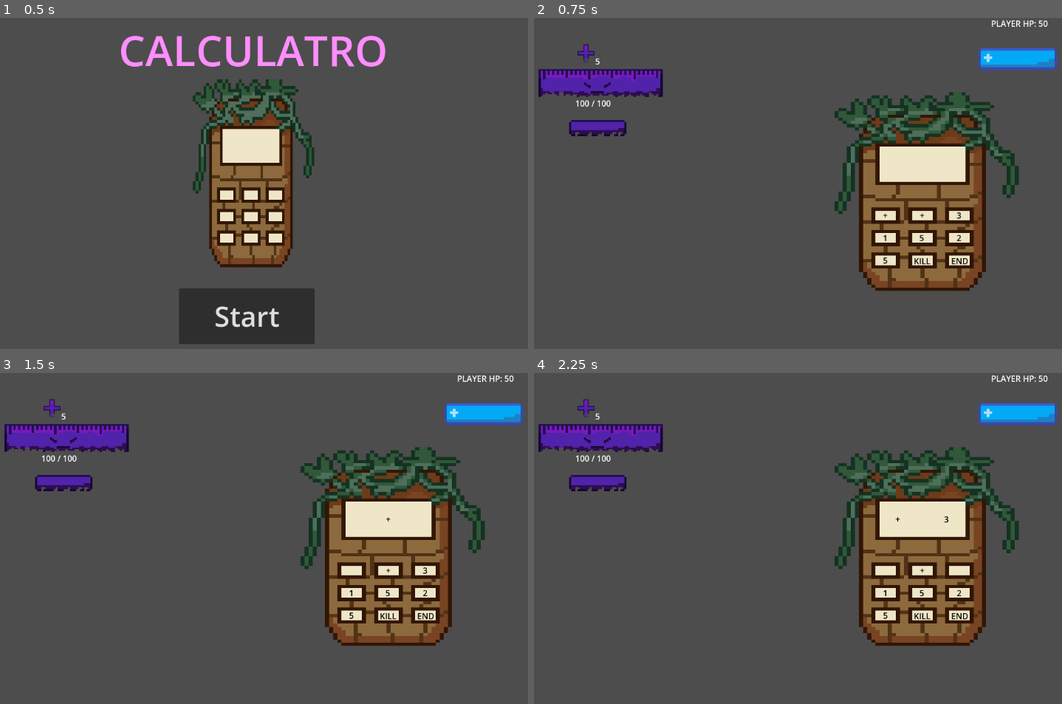
Above: before the commit, frames 1-4 (two rows, left to right).
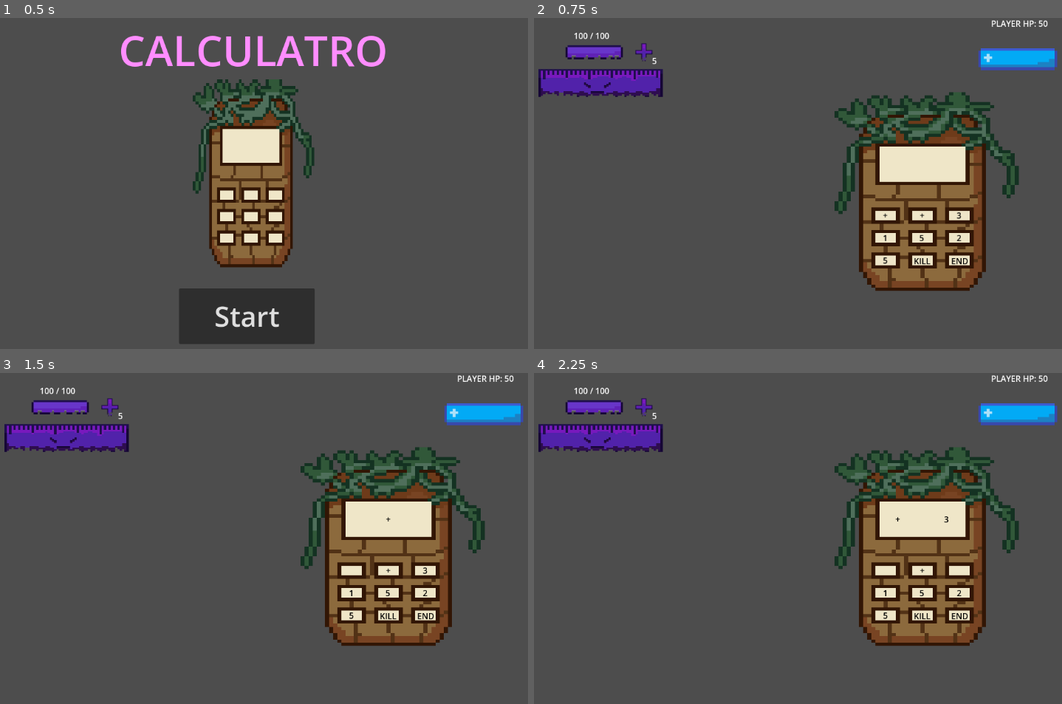
Above: after the commit, the same moments.

Repository: PalatronDead/Calculatro
Game: Godot game, scene res://scenes/main_menu.tscn
Same seed, same stepped clock (60 frames per second), same inputs: the game is played once before the commit and once after it.
Inputs:
- Up to frame 1 (0.5 s): no input
- Up to frame 2 (0.75 s): click "Start" at 0.5 s
- Up to frame 3 (1.5 s): click "+" at 1.25 s
- Up to frame 4 (2.25 s): click "3" at 2 s

Frame 1 is identical in both runs. In frame 2, 1.1% of the frame differs, in the area x 6-24%, y 4-36%; in frame 3, 1.1%; in frame 4, 1.1%.

Commit message:
Feat: Changed the color of the hp for the enemies to avoid confusion and fixed some bugs regarding the reward screen

Diff:
--- a/battle_manager.gd
+++ b/battle_manager.gd
@@ -177,20 +177,21 @@
 
 		reward_screen.set_rewards(random_reward)
 		var selection = await reward_screen.reward_selected
-		print("Player chose: ", selection[0].display_name, selection[1].display_name)
 		RunManager.add_item_to_deck(selection)
 		calculator_ui.show()
 		SoundManager.play_sfx(preload("res://sfx/hitHurt.wav"))
 		spawn_new_enemy()
 		calculator_ui.draw_hand(RunManager.shuffle_deck(RunManager.deck))
 		RunManager.current_hp = RunManager.max_hp
-
-func _on_reroll_selected(amount_rerolls: int, max_rewards: int):
+		calculator_ui._update_player_ui(RunManager.current_hp)
+
+
+func _on_reroll_selected(amount_rerolls: int, current_rewards: int, max_rewards: int):
 	if(amount_rerolls == 1):
 		var random_reward: Array[ItemData] = []
 		for i in range(max_rewards + 1):
 			random_reward.append(LootManager.manage_loot(preload("res://resources/loot_table_world1.tres")).item)
-		reward_screen.set_rewards(random_reward)
+		reward_screen.set_rewards(random_reward, (max_rewards - current_rewards))
 	else:
 		pass
 
--- a/enemy/enemy.tscn
+++ b/enemy/enemy.tscn
@@ -38,25 +38,25 @@
 texture = ExtResource("2_md0e3")
 
 [node name="HPLabel" type="Label" parent="." unique_id=470541237]
-offset_left = -36.0
-offset_top = 23.0
-offset_right = 45.0
-offset_bottom = 46.0
+offset_left = -39.0
+offset_top = -109.0
+offset_right = 42.0
+offset_bottom = -86.0
 
 [node name="IntentIcon" type="TextureRect" parent="." unique_id=2022101534]
-offset_left = -35.0
-offset_top = -84.0
-offset_right = 5.0
-offset_bottom = -44.0
+offset_left = 78.0
+offset_top = -86.0
+offset_right = 118.0
+offset_bottom = -46.0
 
 [node name="StateMachine" type="Node" parent="." unique_id=22834628]
 script = ExtResource("4_p200p")
 
 [node name="IntentLabel" type="Label" parent="." unique_id=1878054179]
-offset_left = 3.0
-offset_top = -59.0
-offset_right = 43.0
-offset_bottom = -36.0
+offset_left = 114.0
+offset_top = -60.0
+offset_right = 154.0
+offset_bottom = -37.0
 
 [node name="TextureButton" type="TextureButton" parent="." unique_id=1341181094]
 offset_left = -109.0
@@ -65,29 +65,29 @@
 offset_bottom = 27.0
 
 [node name="GhostBar" type="TextureProgressBar" parent="." unique_id=181341821]
-offset_left = -120.0
-offset_top = -17.0
-offset_right = -56.0
-offset_bottom = 47.0
+offset_left = -127.0
+offset_top = -163.0
+offset_right = -63.0
+offset_bottom = -99.0
 scale = Vector2(4, 4)
 mouse_filter = 2
 step = 0.1
 fill_mode = 1
 texture_progress = ExtResource("9_o3pv7")
-texture_progress_offset = Vector2(19, 22)
+metadata/_edit_lock_ = true
 
 [node name="HealthBar" type="TextureProgressBar" parent="." unique_id=1781118411]
 texture_filter = 1
-offset_left = -120.0
-offset_top = -17.0
-offset_right = -56.0
-offset_bottom = 47.0
+offset_left = -127.0
+offset_top = -163.0
+offset_right = -63.0
+offset_bottom = -99.0
 scale = Vector2(4, 4)
 mouse_filter = 2
 step = 0.1
 fill_mode = 1
 texture_over = ExtResource("11_6yflr")
 texture_progress = ExtResource("10_xoplw")
-texture_progress_offset = Vector2(19, 22)
+metadata/_edit_lock_ = true
 
 [connection signal="pressed" from="TextureButton" to="." method="_on_enemy_pressed"]
--- a/run_manager.gd
+++ b/run_manager.gd
@@ -42,7 +42,7 @@
 
 func modifiy_hp(amount: int):
 	print("RunManager received heal request for: ", amount)
-	current_hp += amount
+	current_hp = clamp(current_hp + amount, 0, max_hp)
 	hp_changed.emit(current_hp)
 	print("Player HP is now: ", current_hp)
 
--- a/scenes/ui/reward_screen.gd
+++ b/scenes/ui/reward_screen.gd
@@ -13,7 +13,7 @@
 var rewardsArray: Array[ItemData]
 
 signal reward_selected(item: ItemData)
-signal reroll_selected(reroll_amount: int, max_rewards: int)
+signal reroll_selected(reroll_amount: int, current_reward: int, max_reward: int)
 
 var data: ItemData
 
@@ -53,6 +53,6 @@
 		hide()
 
 func _on_reroll_button_clicked():
-	reroll_selected.emit(amount_rerolls, max_rewards)
+	reroll_selected.emit(amount_rerolls, current_rewards, max_rewards)
 	reroll_label.text = 'Rerolls 1/1'
 	amount_rerolls += 1
Binary file changed: sprites/Hp_Calculatro_Enemy_Border.png
Binary file changed: sprites/Hp_Calculatro_Enemy_GhostBar.png
Binary file changed: sprites/Hp_Calculatro_Enemy_HpBar.png
